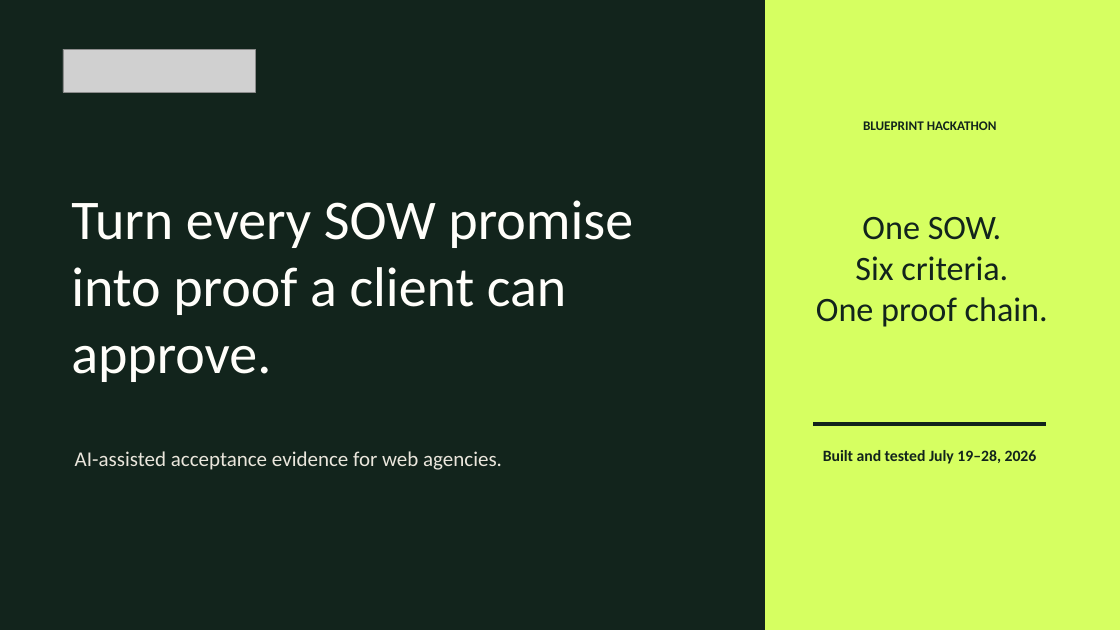
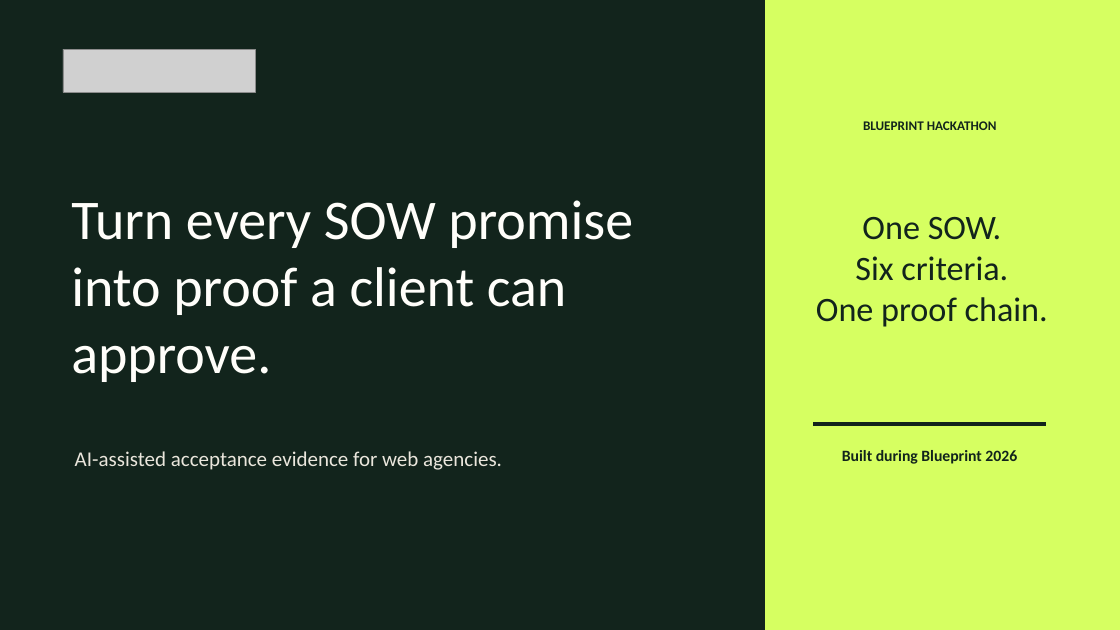
Before and after one commit to anayagarwalla-ai/greenlit, a slide deck: slide 1 of docs/hackathon/greenlit-blueprint-hackathon-deck.pptx. Drawn at 1120x630 pixels with LibreOffice and Linux fonts; fonts in the diff are those of the drawing; grey boxes stand for pictures. Boxes give left, top, right and bottom in pixels: in the first picture for what was removed or moved away, otherwise in the second. Text is boxed around its words. In the diff, an @@ line names an element or a change of style, - is before the commit and + after.

```diff
--- a/docs/hackathon/greenlit-blueprint-hackathon-deck.pptx
+++ b/docs/hackathon/greenlit-blueprint-hackathon-deck.pptx
@@ text at <box>842,450,1017,464</box>: text changed @@
-Built and tested July 19–28, 2026
+Built during Blueprint 2026
```
Also in this commit, not shown: 2 other slides changed, 29 other files.
